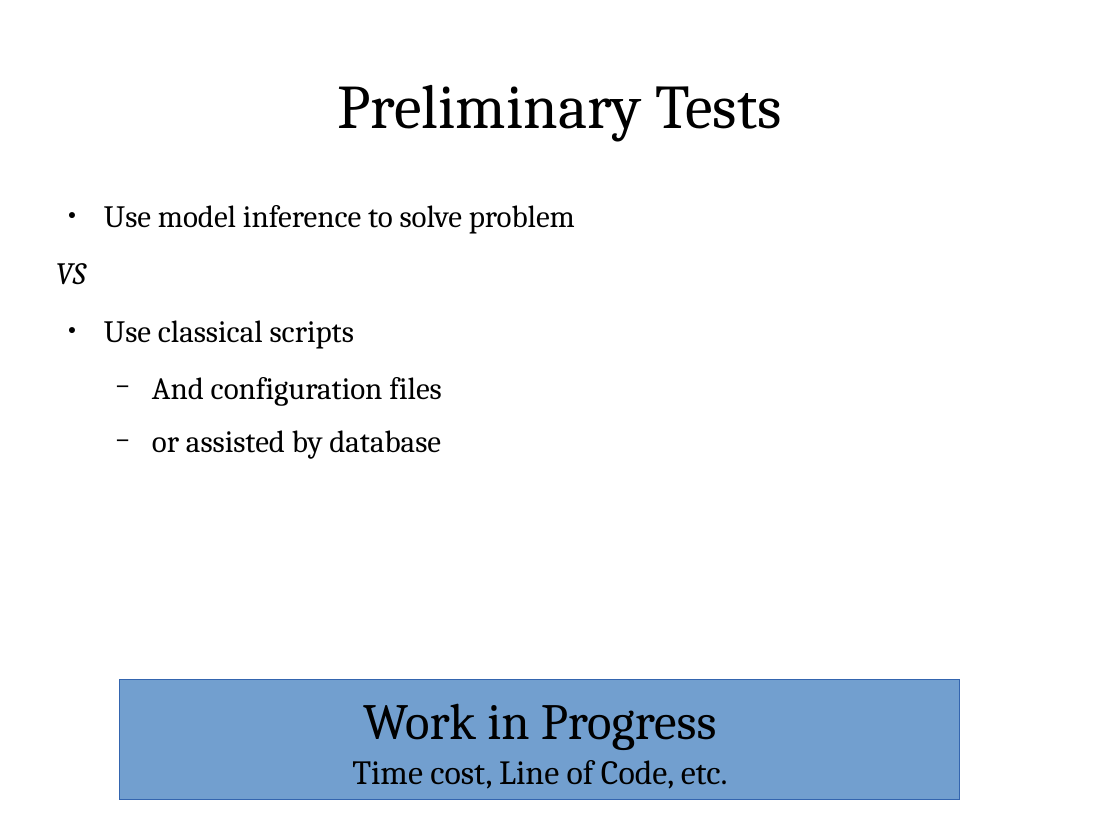
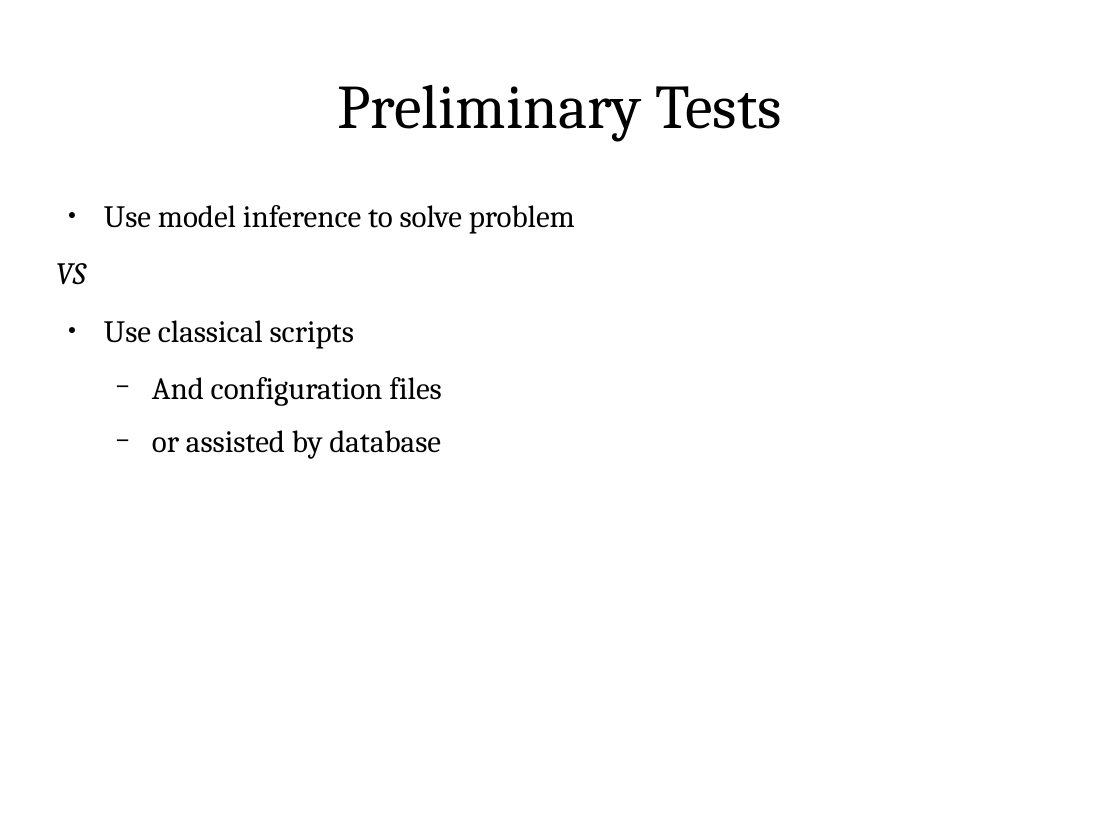
Before and after one commit to ShiZhan/fs-crawler, a slide deck: slide 6 of doc/oam.odp (slide 10 before the commit). Drawn at 1120x840 pixels with LibreOffice and Linux fonts; fonts in the diff are those of the drawing. Boxes give left, top, right and bottom in pixels: in the first picture for what was removed or moved away, otherwise in the second. Text is boxed around its words. In the diff, an @@ line names an element or a change of style, - is before the commit and + after.

```diff
--- a/doc/oam.odp
+++ b/doc/oam.odp
@@ rectangle removed at [120, 680, 960, 800] @@
-Work in Progress
-Time cost, Line of Code, etc.
```
Also in this commit, not shown: 2 other slides changed, 3 slides added, 7 slides removed.
